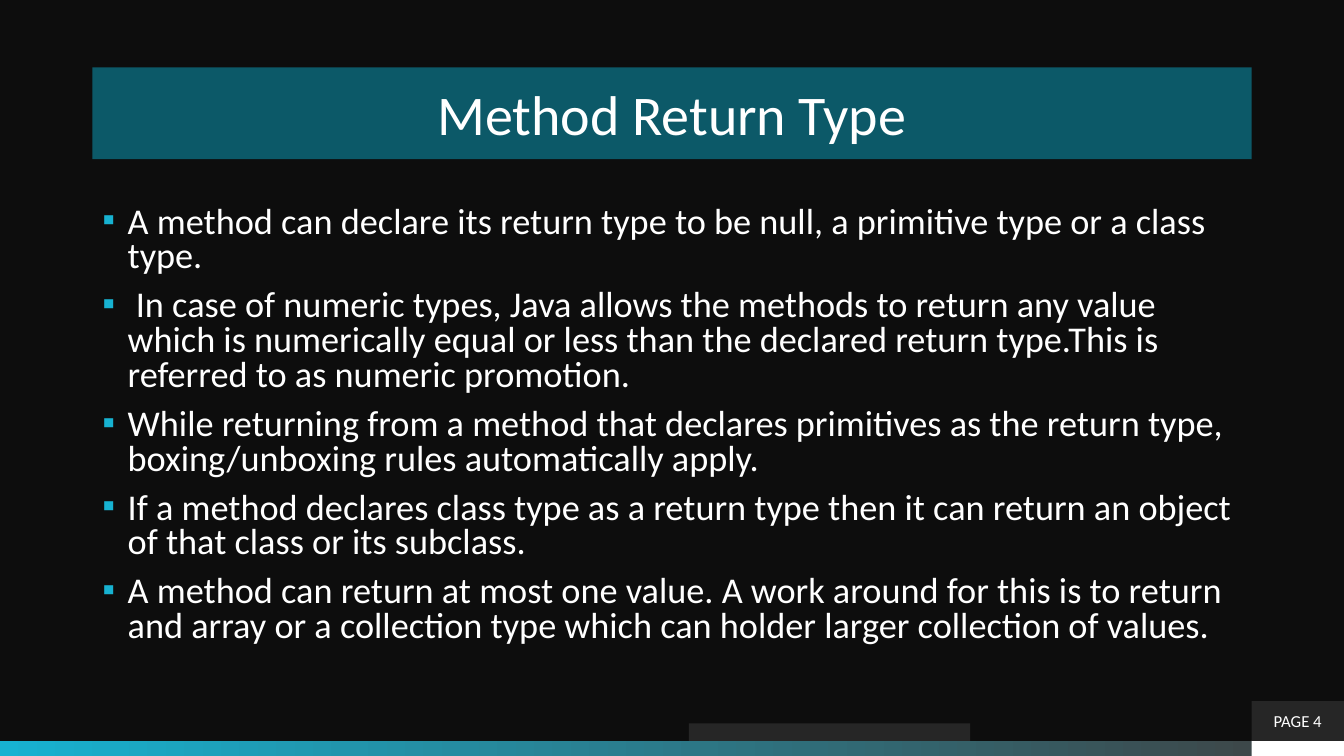
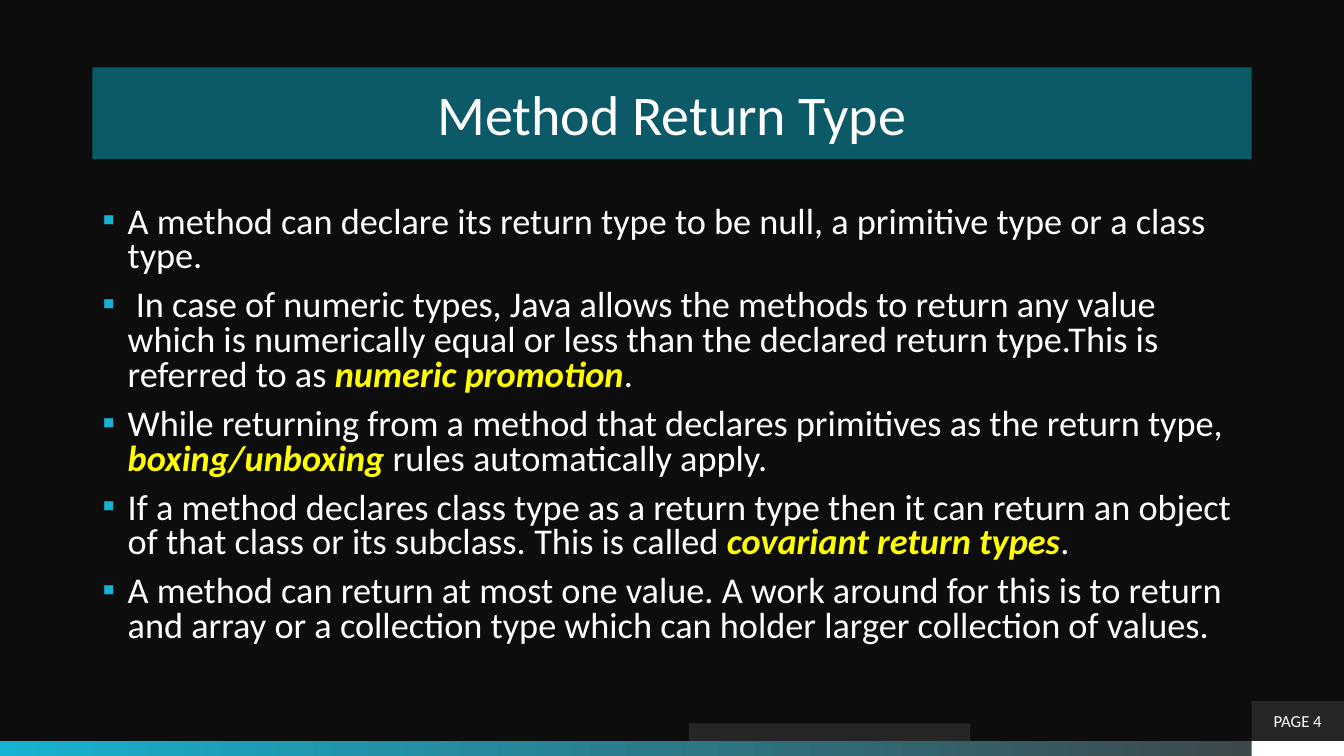
Before and after one commit to theLeonidas/Courses, a slide deck: slide 4 of courseMaterial/Objective-7-Using Methods/Methods.pptx. Drawn at 1344x756 pixels with LibreOffice and Linux fonts; fonts in the diff are those of the drawing; background and template pictures are left out. Boxes give left, top, right and bottom in pixels: in the first picture for what was removed or moved away, otherwise in the second. Text is boxed around its words. In the diff, an @@ line names an element or a change of style, - is before the commit and + after.

```diff
--- a/courseMaterial/Objective-7-Using Methods/Methods.pptx
+++ b/courseMaterial/Objective-7-Using Methods/Methods.pptx
@@ text at (x1=128, y1=291, x2=1223, y2=477): text colour #FFFFFF to #FFFF00, bold on, italic on in "numeric promotion.", "boxing/unboxing" @@
@@ text at (x1=128, y1=494, x2=1231, y2=560): text changed @@
-▪ If a method declares class type as a return type then it can return an object of that class or its subclass.
+▪ If a method declares class type as a return type then it can return an object of that class or its subclass. This is called covariant return types.
```
Also in this commit, not shown: 8 other slides changed, 1 slide removed, 37 other files.
